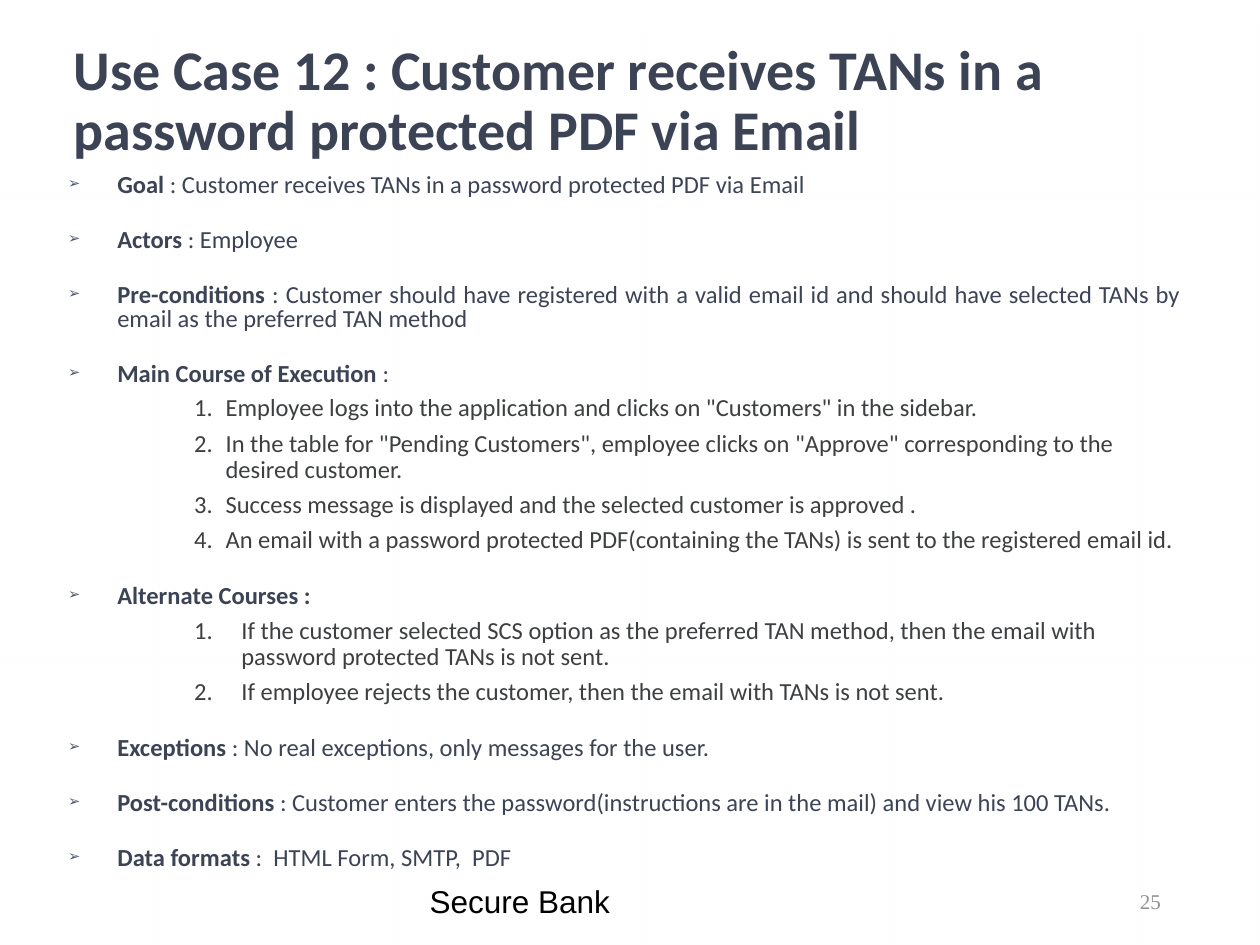
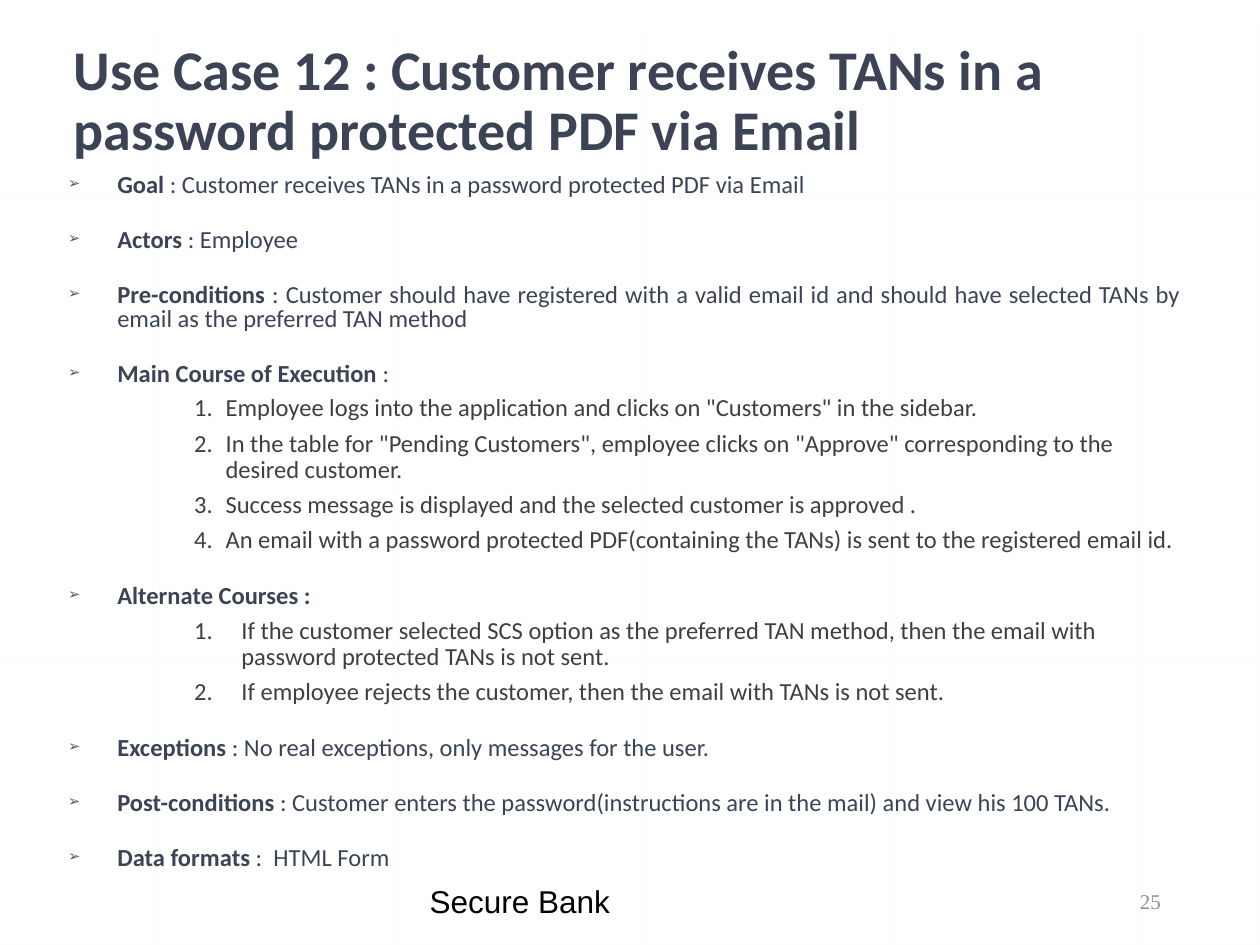
Before and after one commit to kwuerl/secure-coding-team-8, a slide deck: slide 25 of presentations/Phase3.ppt. Drawn at 1260x945 pixels with LibreOffice and Linux fonts; fonts in the diff are those of the drawing; background and template pictures are left out. Boxes give left, top, right and bottom in pixels: in the first picture for what was removed or moved away, otherwise in the second. Text is boxed around its words. In the diff, an @@ line names an element or a change of style, - is before the commit and + after.

```diff
--- a/presentations/Phase3.ppt
+++ b/presentations/Phase3.ppt
@@ text at bbox=[117, 849, 389, 866]: text changed; bold on @@
-➢ Data formats : HTML Form, SMTP, PDF
+➢ Data formats : HTML Form
```
Also in this commit, not shown: 10 other slides changed, 3 slides added.
